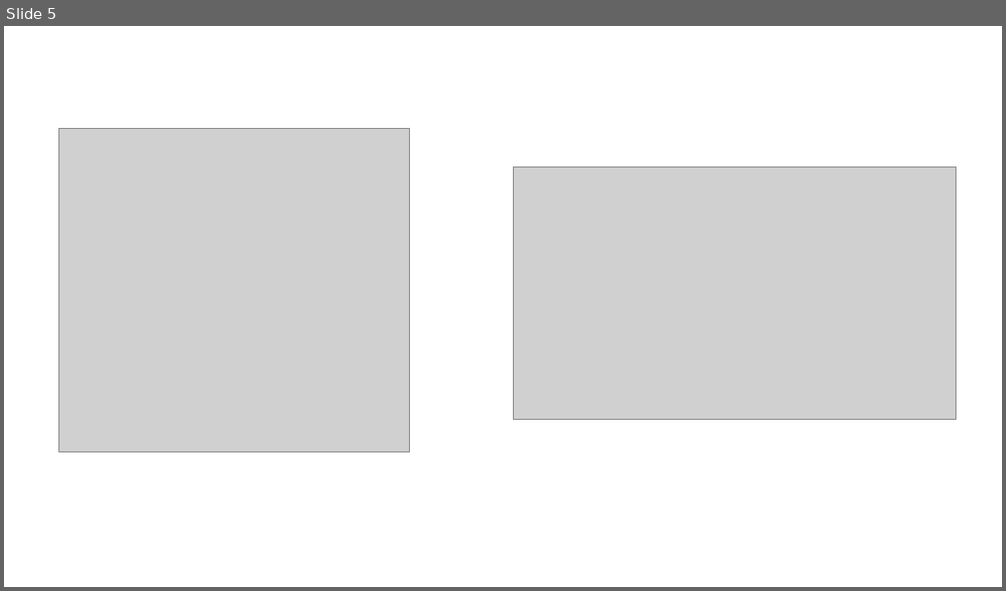
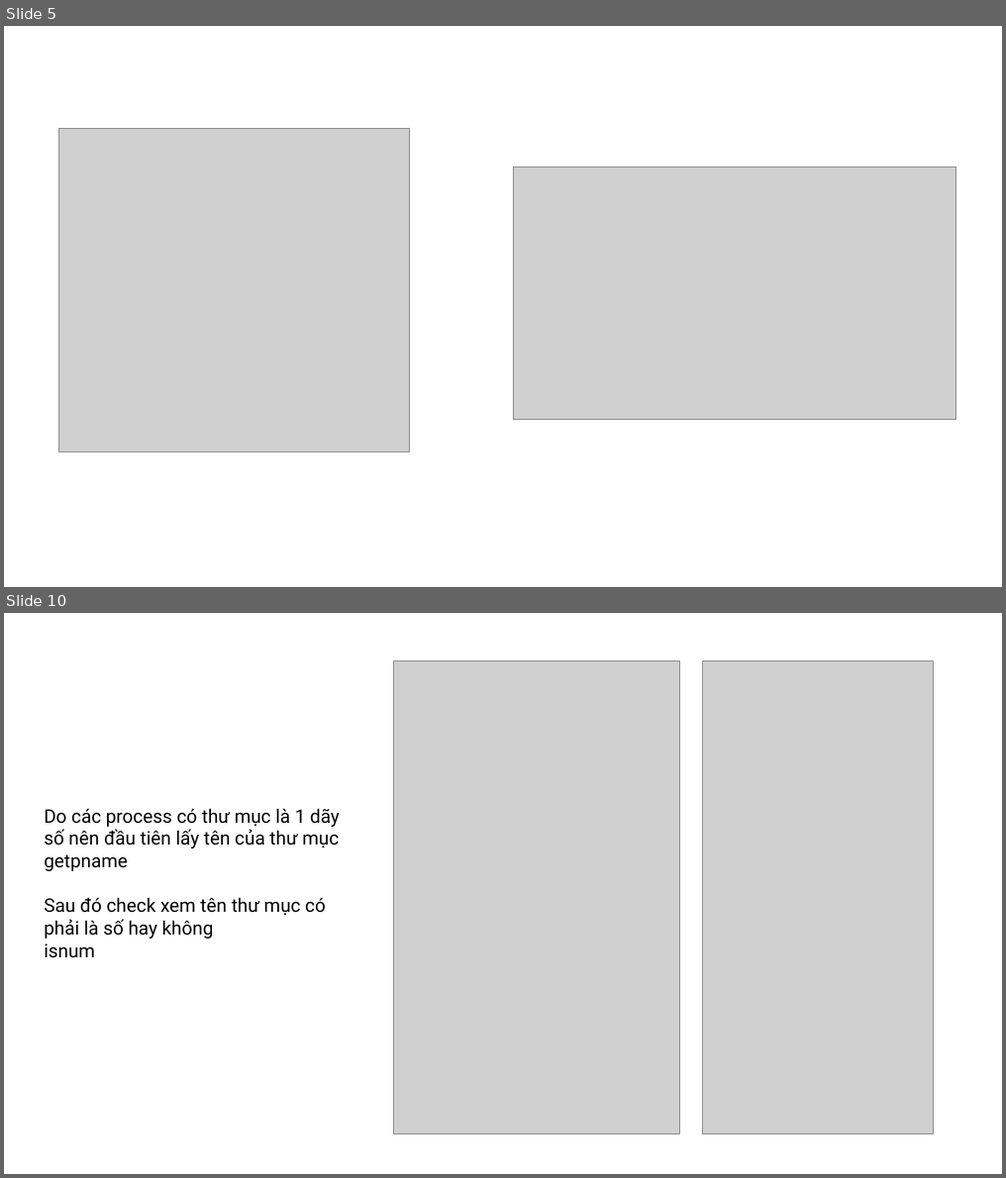
Before and after one commit to jettxxx/ASM-Anti_browsers-Anti_netcat, a slide deck: Anti-browser Anti-Netcat.pptx. Shown one above the other, each under a label of ours: slide 5 before the commit, slides 5 and 10 after it; the slides between them are not shown. The pictures are 1006x591 and 1006x1178 pixels, drawn with LibreOffice and Linux fonts; fonts in the diff are those of the drawing; grey boxes stand for pictures. Boxes give left, top, right and bottom in pixels: in the first picture for what was removed or moved away, otherwise in the second. Text is boxed around its words. In the diff, an @@ line names an element or a change of style, - is before the commit and + after.

```diff
--- a/Anti-browser Anti-Netcat.pptx
+++ b/Anti-browser Anti-Netcat.pptx
@@ slide 10 added at (4,613,1002,1174), background #FFFFFF @@
@@ picture added at (393,661,680,1134) @@
@@ picture added at (703,661,933,1134) @@
@@ text added at (44,808,340,959), 18 pt, text #000000 @@
+Do các process có thư mục là 1 dãy số nên đầu tiên lấy tên của thư mục
+getpname
+Sau đó check xem tên thư mục có phải là số hay không
+isnum
```
Also in this commit, not shown: 9 slides changed, 5 other slides added, 3 slides removed.
